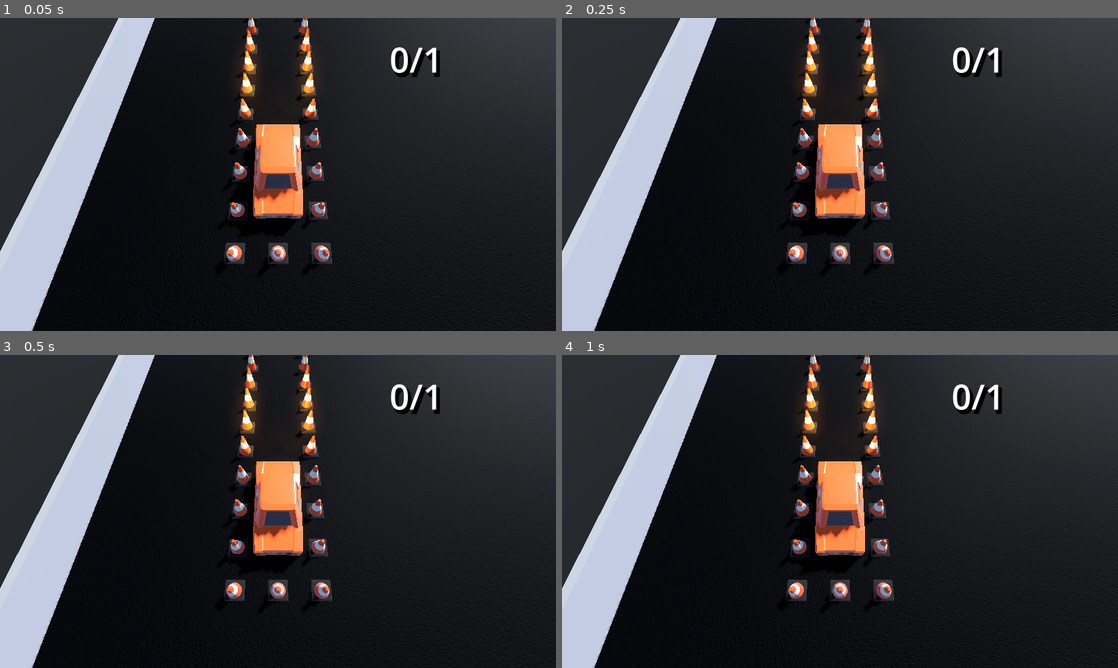
Above: before the commit, frames 1-4 (two rows, left to right).
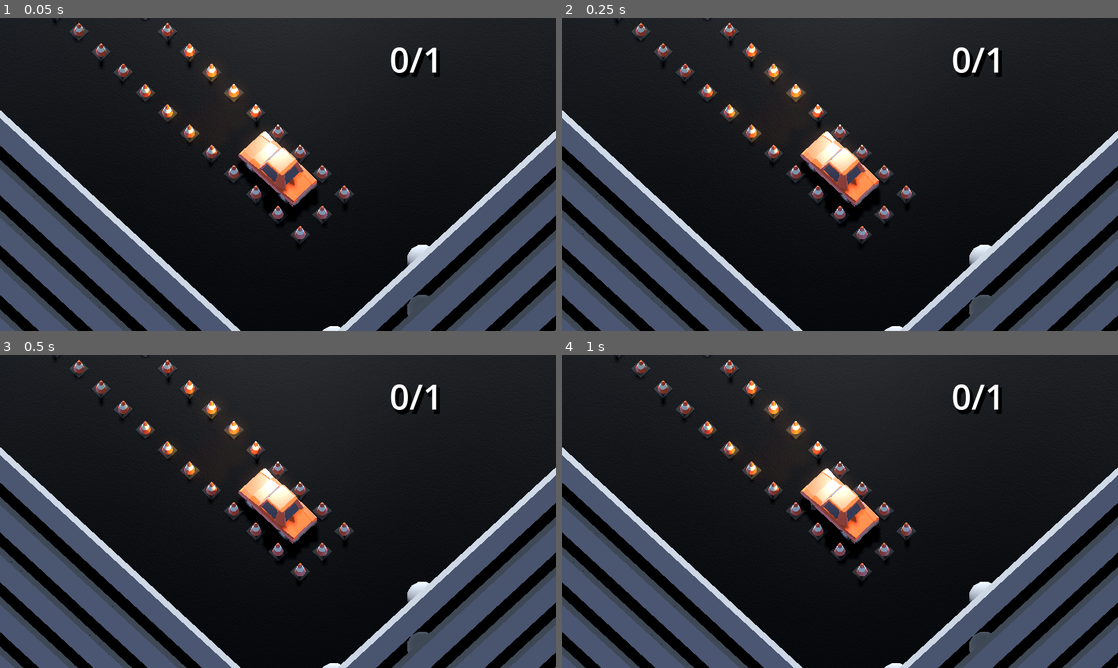
Above: after the commit, the same moments.

Repository: TomMurray/ValetV2
Game: Godot game, scene res://scenes/levels/world1/level1.tscn
Same seed, same stepped clock (60 frames per second), same inputs: the game is played once before the commit and once after it.
Inputs:
- Up to frame 1 (0.05 s): no input
- Up to frame 2 (0.25 s): no input
- Up to frame 3 (0.5 s): no input
- Up to frame 4 (1 s): tap Enter at 0.5 s; hold Right (steer_right) from 0.53 s (still down)

The runs differ from the first frame. In frame 1, 39% of the frame differs, in the area x 0-100%, y 0-100%; in frame 2, 39%; in frame 3, 39%; in frame 4, 39%.

Commit message:
Setup a common camera, and make it orthographic for now as I like the way it looks!

Diff:
--- /dev/null
+++ b/scenes/components/player_camera.tscn
@@ -0,0 +1,19 @@
+[gd_scene load_steps=3 format=3 uid="uid://dem0tl0qj4t03"]
+
+[ext_resource type="Script" path="res://scripts/follow.gd" id="1_x1kv4"]
+[ext_resource type="Script" path="res://scripts/props/lookat_camera.gd" id="2_8ndf0"]
+
+[node name="player_camera" type="Node3D" node_paths=PackedStringArray("target")]
+transform = Transform3D(-0.707107, 0, -0.707107, 0, 1, 0, 0.707107, 0, -0.707107, 5, 0.5, -7)
+script = ExtResource("1_x1kv4")
+target = NodePath("")
+
+[node name="Camera3D" type="Camera3D" parent="." node_paths=PackedStringArray("target")]
+transform = Transform3D(-1.11659e-06, 0.917332, -0.398124, 0, 0.398124, 0.917332, 1, 1.02429e-06, -4.44543e-07, -2.20013, 5.06941, -2.86102e-06)
+projection = 1
+current = true
+size = 10.0
+near = 0.005
+far = 500.0
+script = ExtResource("2_8ndf0")
+target = NodePath("")
--- a/scenes/levels/world1/level1.tscn
+++ b/scenes/levels/world1/level1.tscn
@@ -1,11 +1,10 @@
-[gd_scene load_steps=17 format=3 uid="uid://c1ss72v31rhec"]
+[gd_scene load_steps=16 format=3 uid="uid://c1ss72v31rhec"]
 
 [ext_resource type="PackedScene" uid="uid://bfeebin6bl3v" path="res://scenes/ui/hud_obstacles_counter.tscn" id="1_2be3q"]
 [ext_resource type="PackedScene" uid="uid://bdm7x5kots6yv" path="res://scenes/ui/end_game_panel.tscn" id="1_hsysk"]
 [ext_resource type="Script" path="res://scripts/level/level_logic.gd" id="2_bm4p2"]
 [ext_resource type="Script" path="res://scripts/level/level_objective.gd" id="3_j75jr"]
-[ext_resource type="Script" path="res://scripts/follow.gd" id="4_gkum8"]
-[ext_resource type="Script" path="res://scripts/props/lookat_camera.gd" id="5_wr2c1"]
+[ext_resource type="PackedScene" uid="uid://dem0tl0qj4t03" path="res://scenes/components/player_camera.tscn" id="5_kkt4w"]
 [ext_resource type="PackedScene" uid="uid://ba6xyqiidsic4" path="res://scenes/picocar.tscn" id="6_8y8q2"]
 [ext_resource type="PackedScene" uid="uid://dlcl4g8eeahy7" path="res://scenes/props/traffic_cone.tscn" id="7_shjy3"]
 [ext_resource type="PackedScene" uid="uid://btsndqkxonpfh" path="res://scenes/props/parking_area.tscn" id="8_0x8ol"]
@@ -53,16 +52,11 @@
 script = ExtResource("2_bm4p2")
 objective = SubResource("Resource_hvpg7")
 
-[node name="player_camera" type="Node3D" parent="." node_paths=PackedStringArray("target")]
-transform = Transform3D(-4.37114e-08, 0, -1, 0, 1, 0, 1, 0, -4.37114e-08, 5, 0.5, -7)
-script = ExtResource("4_gkum8")
+[node name="player_camera" parent="." node_paths=PackedStringArray("target") instance=ExtResource("5_kkt4w")]
 target = NodePath("../picocar")
 
-[node name="Camera3D" type="Camera3D" parent="player_camera" node_paths=PackedStringArray("target")]
-transform = Transform3D(-1.62921e-07, 0.917332, -0.398123, 0, 0.398123, 0.917332, 1, 1.49452e-07, -6.48625e-08, -2.20013, 5.06941, -4.76837e-07)
-size = 17.0
-near = 0.005
-script = ExtResource("5_wr2c1")
+[node name="Camera3D" parent="player_camera" index="0" node_paths=PackedStringArray("target")]
+transform = Transform3D(-1.47422e-06, 0.917332, -0.398124, 0, 0.398124, 0.917332, 1, 1.35235e-06, -5.86923e-07, -2.20013, 5.06941, -3.33786e-06)
 target = NodePath("../../picocar")
 
 [node name="picocar" parent="." instance=ExtResource("6_8y8q2")]
@@ -251,12 +245,13 @@
 
 [node name="level_base" parent="." instance=ExtResource("9_ndsb7")]
 
+[connection signal="pressed" from="ui/end_game_panel/CenterContainer/list/to_next_level_container/next_level_button" to="next_level_port" method="_on_next_level_button_pressed"]
 [connection signal="pressed" from="ui/end_game_panel/CenterContainer/list/to_next_level_container/next_level_button" to="next_level_port" method="go"]
-[connection signal="pressed" from="ui/end_game_panel/CenterContainer/list/to_next_level_container/next_level_button" to="next_level_port" method="_on_next_level_button_pressed"]
 [connection signal="pressed" from="ui/end_game_panel/CenterContainer/list/to_next_level_container/retry_level_button" to="level_restart/level_port" method="go"]
 [connection signal="complete" from="level_logic" to="ui/end_game_panel" method="_on_level_logic_complete"]
 [connection signal="parked" from="parking_area" to="level_logic" method="on_parked"]
 
 [editable path="ui/obstacles_counter_container"]
 [editable path="ui/end_game_panel"]
+[editable path="player_camera"]
 [editable path="level_restart"]
--- a/scenes/levels/world1/level2.tscn
+++ b/scenes/levels/world1/level2.tscn
@@ -1,11 +1,10 @@
-[gd_scene load_steps=16 format=3 uid="uid://nacqsluyb0ya"]
+[gd_scene load_steps=15 format=3 uid="uid://nacqsluyb0ya"]
 
 [ext_resource type="PackedScene" uid="uid://bfeebin6bl3v" path="res://scenes/ui/hud_obstacles_counter.tscn" id="1_46oag"]
 [ext_resource type="PackedScene" uid="uid://bdm7x5kots6yv" path="res://scenes/ui/end_game_panel.tscn" id="1_reoue"]
 [ext_resource type="Script" path="res://scripts/level/level_logic.gd" id="2_a5r8n"]
 [ext_resource type="Script" path="res://scripts/level/level_objective.gd" id="3_jbpcl"]
-[ext_resource type="Script" path="res://scripts/follow.gd" id="4_1q8sc"]
-[ext_resource type="Script" path="res://scripts/props/lookat_camera.gd" id="5_bu34j"]
+[ext_resource type="PackedScene" uid="uid://dem0tl0qj4t03" path="res://scenes/components/player_camera.tscn" id="5_nlwts"]
 [ext_resource type="PackedScene" uid="uid://ba6xyqiidsic4" path="res://scenes/picocar.tscn" id="6_y6rfk"]
 [ext_resource type="PackedScene" uid="uid://1aps6snaxwys" path="res://scenes/world1/multistorey.tscn" id="7_cdij3"]
 [ext_resource type="PackedScene" uid="uid://dlcl4g8eeahy7" path="res://scenes/props/traffic_cone.tscn" id="7_nmekh"]
@@ -52,16 +51,11 @@
 script = ExtResource("2_a5r8n")
 objective = SubResource("Resource_yka7k")
 
-[node name="player_camera" type="Node3D" parent="." node_paths=PackedStringArray("target")]
-transform = Transform3D(-4.37114e-08, 0, -1, 0, 1, 0, 1, 0, -4.37114e-08, 5, 0.5, -7)
-script = ExtResource("4_1q8sc")
+[node name="player_camera" parent="." node_paths=PackedStringArray("target") instance=ExtResource("5_nlwts")]
 target = NodePath("../picocar")
 
-[node name="Camera3D" type="Camera3D" parent="player_camera" node_paths=PackedStringArray("target")]
-transform = Transform3D(-1.62921e-07, 0.917332, -0.398123, 0, 0.398123, 0.917332, 1, 1.49452e-07, -6.48625e-08, -2.20013, 5.06941, -4.76837e-07)
-size = 17.0
-near = 0.005
-script = ExtResource("5_bu34j")
+[node name="Camera3D" parent="player_camera" index="0" node_paths=PackedStringArray("target")]
+transform = Transform3D(-1.47422e-06, 0.917332, -0.398124, 0, 0.398124, 0.917332, 1, 1.35235e-06, -5.86923e-07, -2.20013, 5.06941, -3.33786e-06)
 target = NodePath("../../picocar")
 
 [node name="picocar" parent="." instance=ExtResource("6_y6rfk")]
@@ -245,4 +239,5 @@
 
 [editable path="ui/obstacles_counter_container"]
 [editable path="ui/end_game_panel"]
+[editable path="player_camera"]
 [editable path="level_restart"]
